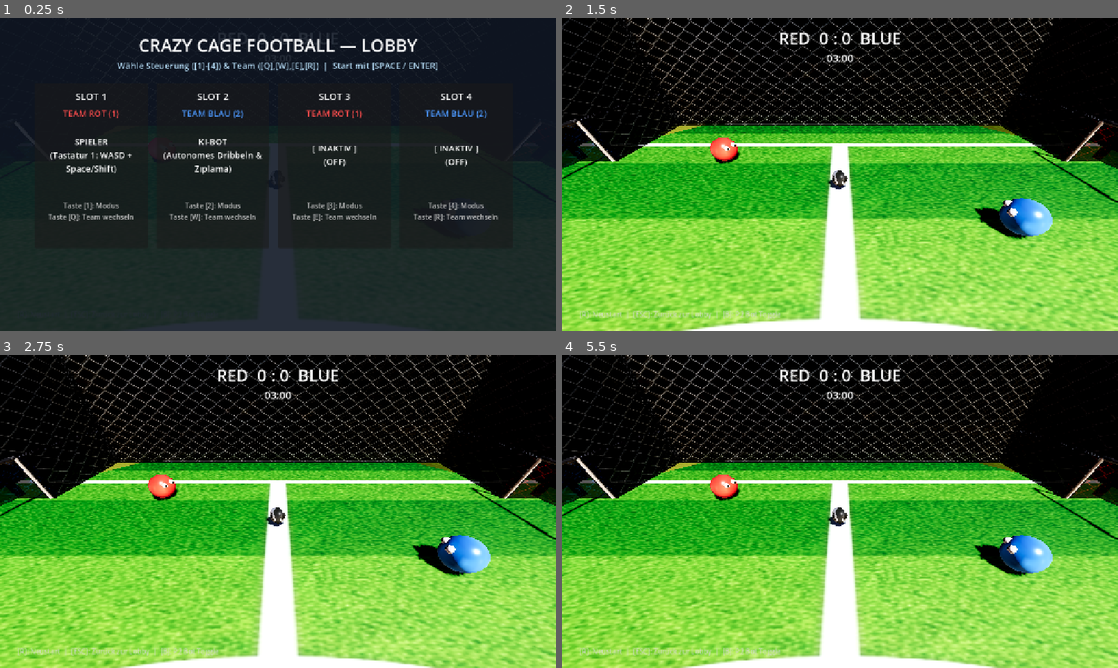
Above: before the commit, frames 1-4 (two rows, left to right).
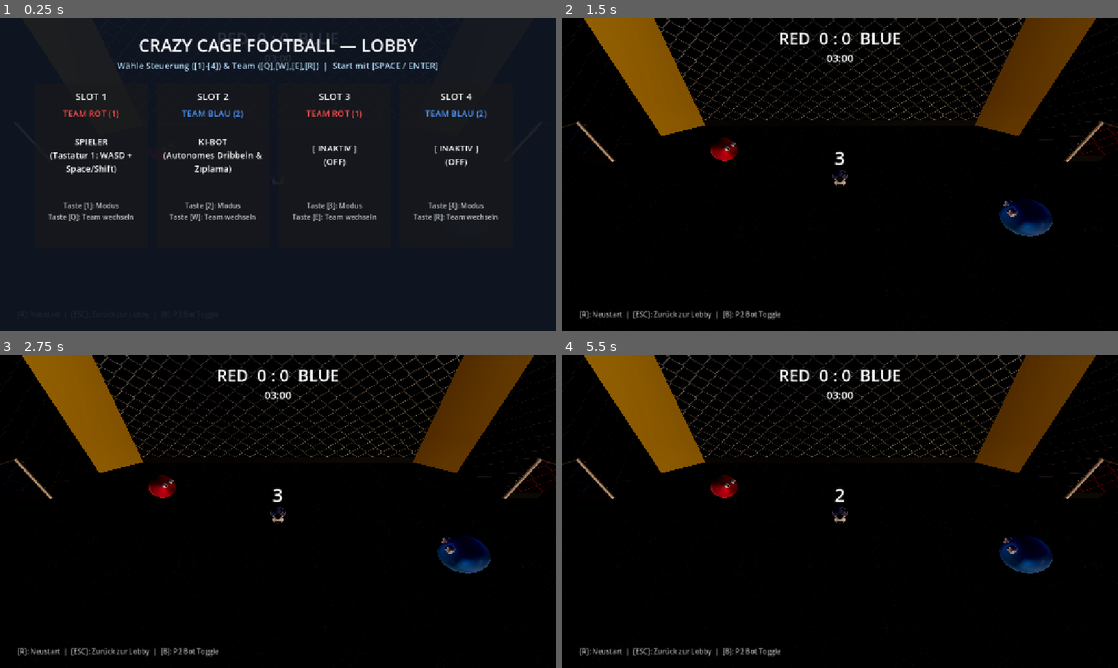
Above: after the commit, the same moments.

Repository: RobinNunkesser/gd-godot-crazy-cage-football
Game: Godot game, scene res://scenes/main.tscn
The game is run twice, just before and just after one commit, with the same random seed, the same clock (stepped at 60 frames per second) and the same inputs.
Inputs:
- Up to frame 1 (0.25 s): no input
- Up to frame 2 (1.5 s): tap Enter (p2_jump) at 0.5 s; hold D (p1_right) 0.53-1.28 s; tap Shift (p1_boost) at 0.6 s; tap Space (p1_jump) at 0.77 s; tap R (restart) at 1.25 s; hold S (p1_down) from 1.28 s (still down); tap Down (p2_down) at 1.35 s
- Up to frame 3 (2.75 s): tap Space (p1_jump) at 1.52 s; tap R (restart) at 2 s; release S (p1_down) at 2.03 s; hold D (p1_right) from 2.03 s (still down); hold Left (p2_left) from 2.03 s (still down)
- Up to frame 4 (5.5 s): tap R (restart) at 2.75, 3.5, 4.25 s; release D (p1_right) at 2.78 s; release Left (p2_left) at 2.78 s; hold W (p1_up) 2.78-3.53 s; tap Right (p2_right) at 2.85 s; tap Space (p1_jump) at 3.02, 3.77, 4.52 s; hold Up (p2_up) 3.53-4.28 s; hold A (p1_left) 3.53-5.03 s; tap 1 at 4.35 s; hold S (p1_down) from 5.03 s (still down); tap 2 at 5.1 s

The runs differ from the first frame. In frame 1, 4.1% of the frame differs, in the area x 0-100%, y 38-100%; in frame 2, 75%, in the area x 0-100%, y 0-100%; in frame 3, 75%; in frame 4, 75%.

Commit message:
fix: clean line-free turf, 3d procedural soccer ball shader, and kickboards to eliminate border flicker

Diff:
--- a/scenes/main.gd
+++ b/scenes/main.gd
@@ -110,8 +110,8 @@
 	var turf_path = "res://assets/textures/pitch_turf.jpg"
 	if ResourceLoader.exists(turf_path):
 		floor_mat.albedo_texture = load(turf_path)
-		floor_mat.uv1_scale = Vector3(1.0, 1.0, 1.0)
-		floor_mat.roughness = 0.65
+		floor_mat.uv1_scale = Vector3(10.0, 6.0, 1.0)
+		floor_mat.roughness = 0.75
 		floor_mat.metallic = 0.05
 	else:
 		floor_mat.albedo_color = Color(0.28, 0.32, 0.36)
@@ -190,27 +190,55 @@
 	col.shape = shape
 	body.add_child(col)
 
-	var mesh_inst = MeshInstance3D.new()
-	var box = BoxMesh.new()
-	box.size = size
-	mesh_inst.mesh = box
+	var is_ground_wall = (pos.y - size.y * 0.5 < 0.05) and (size.y > 1.0)
+	var board_height = 0.35 if is_ground_wall else 0.0
+
+	# 1. Solide Prallwand / Kickboard (Bande) - verhindert Z-Fighting mit dem Spielfeldboden vollständig
+	if is_ground_wall:
+		var board_inst = MeshInstance3D.new()
+		var board_box = BoxMesh.new()
+		board_box.size = Vector3(size.x, board_height, size.z)
+		board_inst.mesh = board_box
+		board_inst.position = Vector3(0, -size.y * 0.5 + board_height * 0.5, 0)
+
+		var board_mat = StandardMaterial3D.new()
+		board_mat.albedo_color = Color(0.18, 0.20, 0.24) # Solide dunkle Industrie-Bande
+		board_mat.metallic = 0.6
+		board_mat.roughness = 0.3
+		board_mat.transparency = BaseMaterial3D.TRANSPARENCY_DISABLED
+		board_mat.depth_draw_mode = BaseMaterial3D.DEPTH_DRAW_ALWAYS
+		board_inst.material_override = board_mat
+		body.add_child(board_inst)
+
+	# 2. Drahtgitter-Käfigwand oberhalb der Bande
+	var fence_height = size.y - board_height
+	var fence_inst = MeshInstance3D.new()
+	var fence_box = BoxMesh.new()
+	fence_box.size = Vector3(size.x, fence_height, size.z)
+	fence_inst.mesh = fence_box
+	fence_inst.position = Vector3(0, -size.y * 0.5 + board_height + fence_height * 0.5, 0)
+
 	var mat = StandardMaterial3D.new()
 	var fence_path = "res://assets/textures/chainlink_fence.jpg"
 	if ResourceLoader.exists(fence_path):
 		mat.albedo_texture = load(fence_path)
 		var max_span = maxf(size.x, size.z)
-		mat.uv1_scale = Vector3(max_span * 0.45, size.y * 0.45, 1.0)
+		mat.uv1_scale = Vector3(max_span * 0.45, fence_height * 0.45, 1.0)
 		mat.albedo_color = custom_color
-		mat.transparency = BaseMaterial3D.TRANSPARENCY_ALPHA
+		mat.transparency = BaseMaterial3D.TRANSPARENCY_ALPHA_SCISSOR
+		mat.alpha_scissor_threshold = 0.25
+		mat.depth_draw_mode = BaseMaterial3D.DEPTH_DRAW_ALWAYS
 		mat.cull_mode = BaseMaterial3D.CULL_DISABLED
 		mat.metallic = 0.85
 		mat.roughness = 0.25
 	else:
 		mat.albedo_color = custom_color
-		mat.transparency = BaseMaterial3D.TRANSPARENCY_ALPHA
+		mat.transparency = BaseMaterial3D.TRANSPARENCY_ALPHA_SCISSOR
+		mat.alpha_scissor_threshold = 0.25
+		mat.depth_draw_mode = BaseMaterial3D.DEPTH_DRAW_ALWAYS
 		mat.roughness = 0.3
-	mesh_inst.material_override = mat
-	body.add_child(mesh_inst)
+	fence_inst.material_override = mat
+	body.add_child(fence_inst)
 	add_child(body)
 
 func _build_side_wall(side: int, wall_name: String) -> void:
@@ -308,7 +336,7 @@
 func _build_corner_bumpers() -> void:
 	var chamfer_len = 2.6
 	var box_size = Vector3(chamfer_len, CageConfig.CAGE_HEIGHT_Y, CageConfig.WALL_THICKNESS * 1.5)
-	var bumper_color = Color(0.75, 0.65, 0.25, 0.6) # Industrieller Warnbanden-Look
+	var bumper_color = Color(0.85, 0.72, 0.15) # Solide Industrie-Warnbande
 
 	var corner_configs = [
 		{"name": "CornerBumper_NE", "pos": Vector3(11.1, CageConfig.CAGE_HEIGHT_Y * 0.5, -6.1), "rot": -45.0},
@@ -340,9 +368,10 @@
 		mesh_inst.mesh = box
 		var mat = StandardMaterial3D.new()
 		mat.albedo_color = bumper_color
-		mat.transparency = BaseMaterial3D.TRANSPARENCY_ALPHA
-		mat.metallic = 0.7
-		mat.roughness = 0.2
+		mat.transparency = BaseMaterial3D.TRANSPARENCY_DISABLED
+		mat.depth_draw_mode = BaseMaterial3D.DEPTH_DRAW_ALWAYS
+		mat.metallic = 0.4
+		mat.roughness = 0.35
 		mesh_inst.material_override = mat
 		body.add_child(mesh_inst)
 
--- a/scripts/ball.gd
+++ b/scripts/ball.gd
@@ -51,16 +51,107 @@
 		var sphere = SphereMesh.new()
 		sphere.radius = CageConfig.BALL_RADIUS
 		sphere.height = CageConfig.BALL_RADIUS * 2.0
+		sphere.radial_segments = 48
+		sphere.rings = 24
 
-		var mat = StandardMaterial3D.new()
-		var ball_tex_path = "res://assets/textures/soccer_ball.jpg"
-		if ResourceLoader.exists(ball_tex_path):
-			mat.albedo_texture = load(ball_tex_path)
-			mat.albedo_color = Color(1.0, 1.0, 1.0)
-		else:
-			mat.albedo_color = Color(0.96, 0.94, 0.88) # Classic soccer white/cream
-		mat.roughness = 0.25
-		mat.metallic = 0.05
+		var shader = Shader.new()
+		shader.code = """
+shader_type spatial;
+render_mode cull_back, diffuse_burley, specular_schlick_ggx;
+
+varying vec3 v_pos;
+
+const vec3 PENT_CENTERS[12] = vec3[12](
+	vec3(-0.525731, -0.850651, 0.000000),
+	vec3(0.000000, -0.525731, -0.850651),
+	vec3(-0.850651, 0.000000, -0.525731),
+	vec3(-0.525731, 0.850651, 0.000000),
+	vec3(0.000000, -0.525731, 0.850651),
+	vec3(0.850651, 0.000000, -0.525731),
+	vec3(0.525731, -0.850651, 0.000000),
+	vec3(0.000000, 0.525731, -0.850651),
+	vec3(-0.850651, 0.000000, 0.525731),
+	vec3(0.525731, 0.850651, 0.000000),
+	vec3(0.000000, 0.525731, 0.850651),
+	vec3(0.850651, 0.000000, 0.525731)
+);
+
+const vec3 HEX_CENTERS[20] = vec3[20](
+	vec3(-0.577350, -0.577350, -0.577350),
+	vec3(0.000000, -0.934172, -0.356822),
+	vec3(-0.934172, -0.356822, 0.000000),
+	vec3(0.000000, -0.934172, 0.356822),
+	vec3(-0.577350, -0.577350, 0.577350),
+	vec3(-0.356822, 0.000000, -0.934172),
+	vec3(0.577350, -0.577350, -0.577350),
+	vec3(0.356822, 0.000000, -0.934172),
+	vec3(-0.577350, 0.577350, -0.577350),
+	vec3(-0.934172, 0.356822, 0.000000),
+	vec3(0.000000, 0.934172, -0.356822),
+	vec3(-0.577350, 0.577350, 0.577350),
+	vec3(0.000000, 0.934172, 0.356822),
+	vec3(0.577350, -0.577350, 0.577350),
+	vec3(-0.356822, 0.000000, 0.934172),
+	vec3(0.356822, 0.000000, 0.934172),
+	vec3(0.934172, -0.356822, 0.000000),
+	vec3(0.577350, 0.577350, -0.577350),
+	vec3(0.934172, 0.356822, 0.000000),
+	vec3(0.577350, 0.577350, 0.577350)
+);
+
+void vertex() {
+	v_pos = normalize(VERTEX);
+}
+
+void fragment() {
+	float best_dot = -1.0;
+	float second_dot = -1.0;
+	bool is_pent = false;
+
+	for (int i = 0; i < 12; i++) {
+		float d = dot(v_pos, PENT_CENTERS[i]);
+		if (d > best_dot) {
+			second_dot = best_dot;
+			best_dot = d;
+			is_pent = true;
+		} else if (d > second_dot) {
+			second_dot = d;
+		}
+	}
+
+	for (int i = 0; i < 20; i++) {
+		float d = dot(v_pos, HEX_CENTERS[i]);
+		if (d > best_dot) {
+			second_dot = best_dot;
+			best_dot = d;
+			is_pent = false;
+		} else if (d > second_dot) {
+			second_dot = d;
+		}
+	}
+
+	float seam_dist = best_dot - second_dot;
+	float seam_width = 0.024;
+
+	if (seam_dist < seam_width) {
+		float seam_factor = smoothstep(0.0, seam_width, seam_dist);
+		vec3 base_col = is_pent ? vec3(0.12, 0.12, 0.14) : vec3(0.96, 0.96, 0.97);
+		ALBEDO = mix(vec3(0.06, 0.06, 0.08), base_col, seam_factor);
+		ROUGHNESS = mix(0.9, 0.28, seam_factor);
+		METALLIC = 0.02;
+	} else if (is_pent) {
+		ALBEDO = vec3(0.12, 0.12, 0.14);
+		ROUGHNESS = 0.32;
+		METALLIC = 0.04;
+	} else {
+		ALBEDO = vec3(0.96, 0.96, 0.97);
+		ROUGHNESS = 0.25;
+		METALLIC = 0.03;
+	}
+}
+"""
+		var mat = ShaderMaterial.new()
+		mat.shader = shader
 		_mesh_instance.mesh = sphere
 		_mesh_instance.material_override = mat
 		add_child(_mesh_instance)
Binary file changed: assets/textures/pitch_turf.jpg
Binary file changed: assets/textures/soccer_ball.jpg
